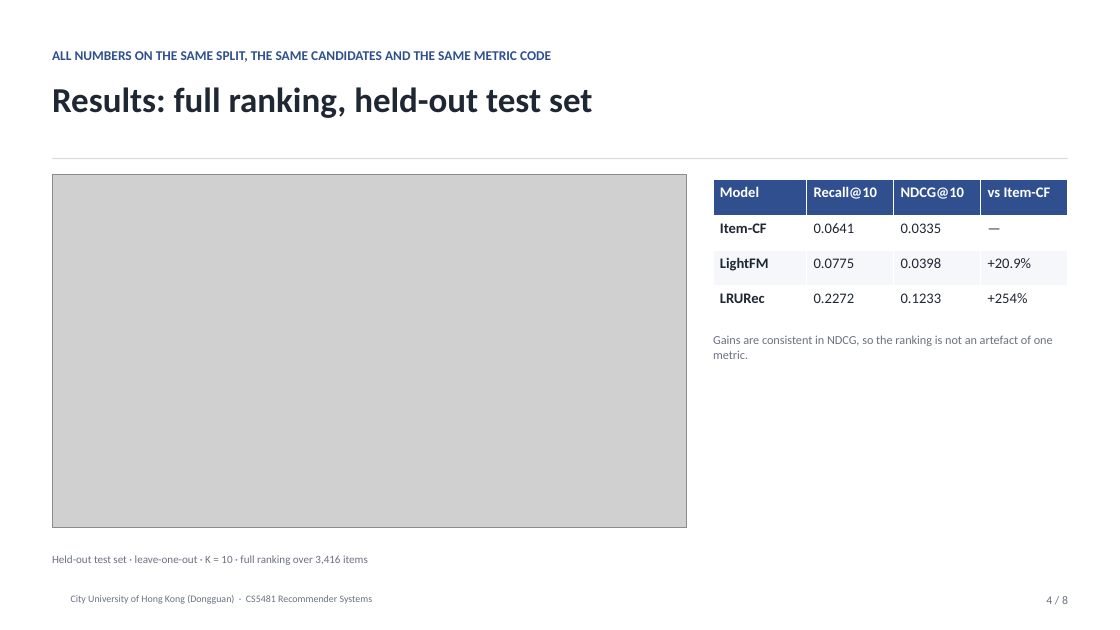
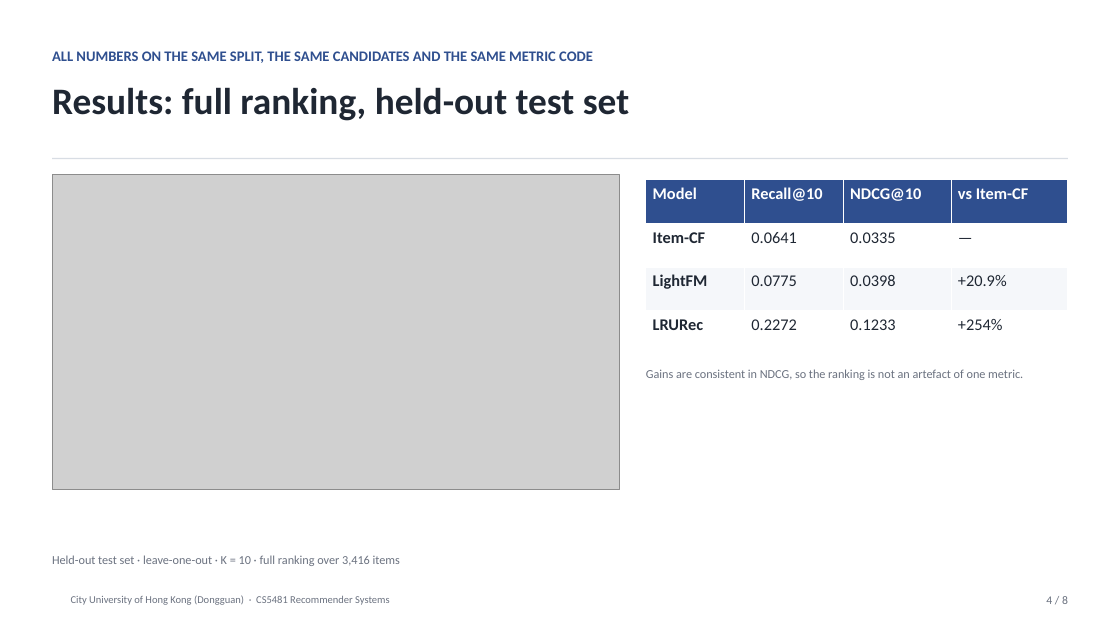
Before and after one commit to toulandeking/cs5481-movielens-recsys, a slide deck: slide 4 of slides/deck.pptx. Drawn at 1120x630 pixels with LibreOffice and Linux fonts; fonts in the diff are those of the drawing; grey boxes stand for pictures; background and template pictures are left out. Boxes give left, top, right and bottom in pixels: in the first picture for what was removed or moved away, otherwise in the second. Text is boxed around its words. In the diff, an @@ line names an element or a change of style, - is before the commit and + after.

Commit message:
feat(demo): complete LightFM metrics via independent recomputation; document demo tables
src/verify_results.py 从 top10_eval 复算 full 指标（LightFM 0.0775/0.0398，LRURec 零误差）；补 results/itemcf 快照；界面表格加列释义；PRESENTATION.md 增加演示段落与 7 条表格 Q&A；deck 正文字号放大并修排版

```diff
--- a/slides/deck.pptx
+++ b/slides/deck.pptx
@@ text "ALL NUMBERS ON THE SAME ..." at <box>52,51,593,63</box>: size 11.5 to 12.5 pt @@
@@ text "Results: full ranking, held-out test ..." at <box>52,87,629,121</box>: size 30 to 32 pt @@
@@ picture: place and size @@
-picture at <box>52,175,686,527</box>
+picture at <box>52,175,619,490</box>
@@ table at <box>646,180,1069,355</box> @@
@@ size 12.5 to 14 pt @@
@@ table: place and size @@
-table at <box>713,180,1070,321</box>
+table at <box>646,180,1069,355</box>
@@ text "Gains are consistent in NDCG, ..." rewrapped from <box>713,335,1053,359</box> to <box>646,369,1023,380</box> @@
@@ text "Held-out test set · leave-one-out ..." at <box>52,555,400,566</box>: size 9.5 to 10.5 pt @@
@@ text "City University of Hong Kong ..." at <box>71,595,389,605</box>: size 8.5 to 9 pt @@
```
Also in this commit, not shown: 7 other slides changed, 8 other files.
